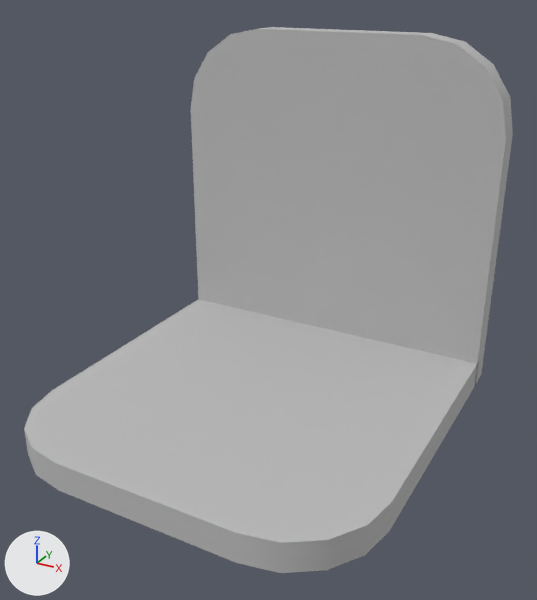
The OBJ model Project1Vac/Project1Vac/Models/Silla/TSillaCom.obj: old version first, new version second.
One viewpoint serves both versions: a 50 mm lens placed at (0.901, -1.699, 1.804), pointed at (0.052, -0.155, 1.032). Arrows for +X, +Y and +Z are at lower left; the lights stay in place. Where no turn or scale is listed for an object, it has been applied to the vertices.

The first picture shows 'TSillaCom'.
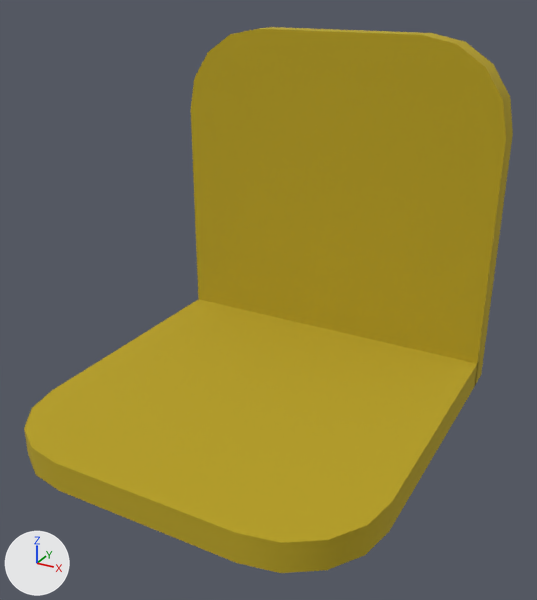
Scene script edits in JSON lines:
```json
{"op": "add", "block": "img_asiento_png", "code": ["img_asiento_png = load_image('Asiento.png', 'Asiento.png', 256, 256, 'sRGB')"]}
{"op": "add", "block": "mat_lambert5sg", "code": ["mat_lambert5sg = principled_material('lambert5SG')", "mat_lambert5sg.texture = img_asiento_png", "mat_lambert5sg.roughness = 1.0"]}
{"block": "me_tsillacom", "where": "me_tsillacom.from_pydata(...)  # 48 vertices, 28 faces; spans x -0.5..0.5, y -0.657..0.411, z 0.653..1.655"}
{"op": "remove", "block": "me_tsillacom", "code": "me_tsillacom.materials.append(mat_initialshadinggroup)  # grey #bcbcbc"}
{"op": "add", "block": "me_tsillacom", "code": "me_tsillacom.materials.append(mat_lambert5sg)  # picture img_asiento_png"}
```

Location of each change, (x1, y1, x2, y2) in pixels of the pictures (537 x 600 px):
```json
{"object": "TSillaCom", "change": "recoloured", "before": [24, 27, 513, 573], "after": [24, 27, 513, 573], "on screen": "grey to yellow"}
```
